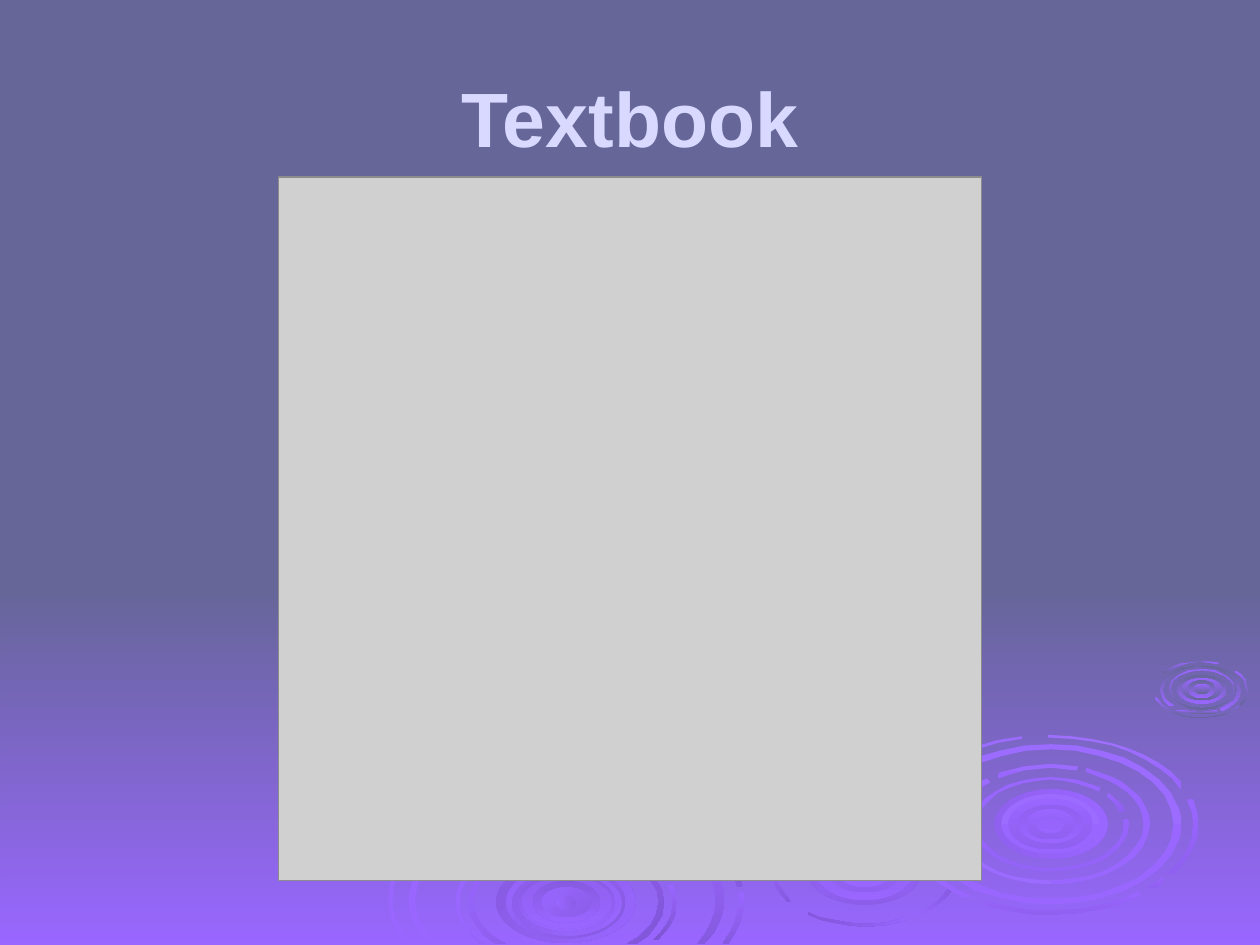
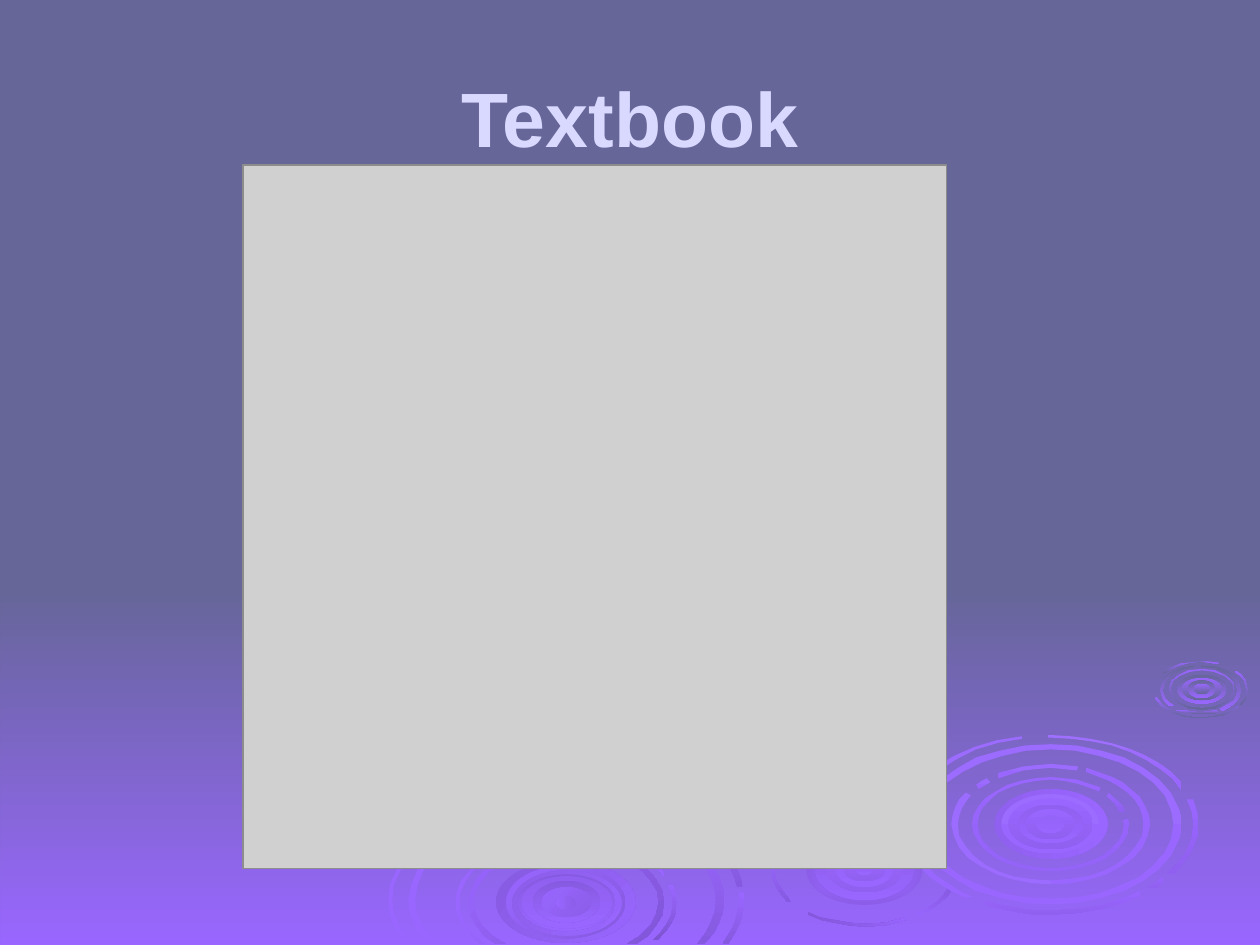
Before and after one commit to HatimAlsuwat/HatimAlsuwat.github.io, a slide deck: slide 6 of IntroductionToCryptography/ch01.ppt (slide 7 before the commit). Drawn at 1260x945 pixels with LibreOffice and Linux fonts; fonts in the diff are those of the drawing; grey boxes stand for pictures; background and template pictures are left out. Boxes give left, top, right and bottom in pixels: in the first picture for what was removed or moved away, otherwise in the second. Text is boxed around its words. In the diff, an @@ line names an element or a change of style, - is before the commit and + after.

```diff
--- a/IntroductionToCryptography/ch01.ppt
+++ b/IntroductionToCryptography/ch01.ppt
@@ picture moved from (x1=278, y1=176, x2=982, y2=881) to (x1=243, y1=165, x2=946, y2=869) @@
@@ freeform shape added at (x1=566, y1=837, x2=664, y2=877), fill gradient #8B5DE8 to #9966FF @@
@@ ellipse added at (x1=856, y1=863, x2=874, y2=874), fill gradient #9060F0 to #9966FF @@
```
Also in this commit, not shown: 5 other slides changed, 1 slide removed.
